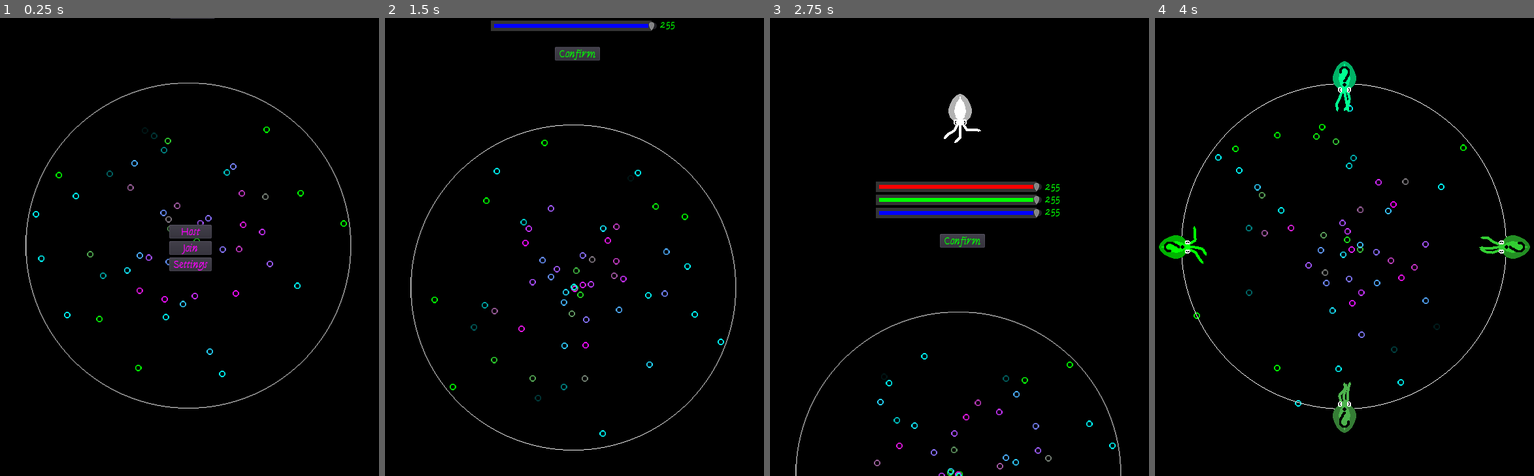
Above: before the commit, frames 1-4 (left to right).
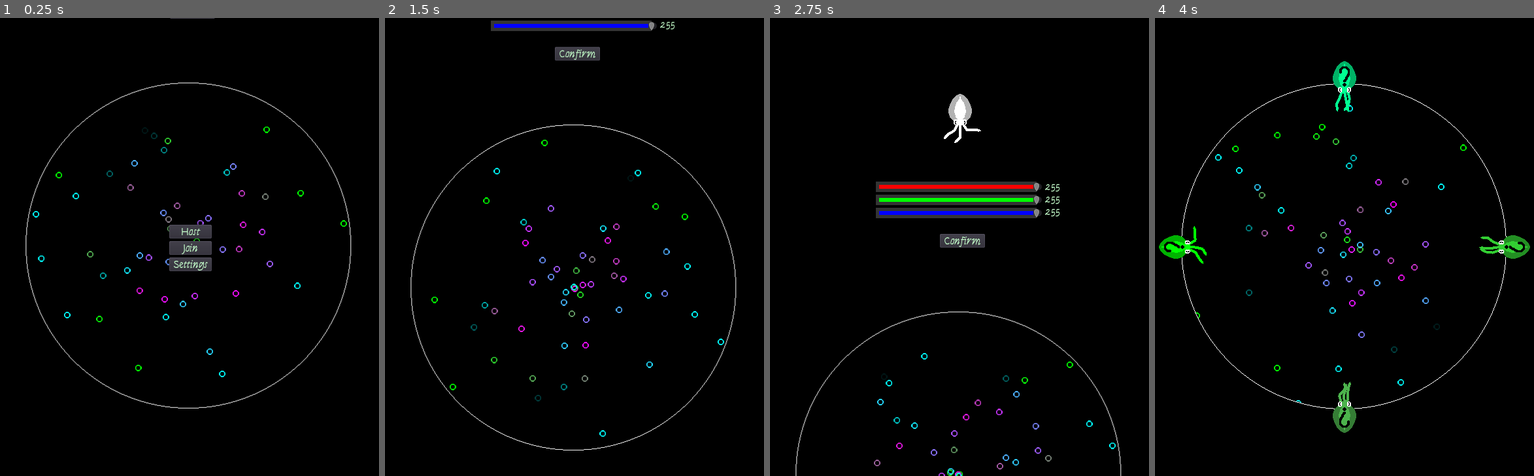
Above: after the commit, the same moments.

Repository: the-alex-g/NetworkedSquidGame
Game: Godot game, scene res://PlayerIntegration/Lobby/Lobby.tscn
Same seed, same stepped clock (60 frames per second), same inputs: the game is played once before the commit and once after it.
Inputs:
- Up to frame 1 (0.25 s): no input
- Up to frame 2 (1.5 s): tap Enter at 0.5 s; hold D (clockwise) 0.53-1.25 s; click "Host" at 1.25 s
- Up to frame 3 (2.75 s): click "Confirm" at 2 s
- Up to frame 4 (4 s): click "Confirm" at 2.75 s; tap A (counterclockwise) at 3.6 s

The runs differ from the first frame. In frame 1, 0.2% of the frame differs, in the area x 6-55%, y 14-56%; in frame 2, 0.1%; in frame 3, 0.2%, in the area x 6-77%, y 36-100%; in frame 4, less than 0.1%.

Commit message:
Set font color to something I like

Diff:
--- a/project/PlayerIntegration/Lobby/Lobby.tscn
+++ b/project/PlayerIntegration/Lobby/Lobby.tscn
@@ -81,7 +81,7 @@
 margin_right = 65.0
 margin_bottom = 21.0
 custom_fonts/font = ExtResource( 4 )
-custom_colors/font_color = Color( 1, 0, 1, 1 )
+custom_colors/font_color = Color( 0.772549, 1, 0.796078, 1 )
 text = "Host"
 __meta__ = {
 "_edit_use_anchors_": false
@@ -92,7 +92,7 @@
 margin_right = 65.0
 margin_bottom = 46.0
 custom_fonts/font = ExtResource( 4 )
-custom_colors/font_color = Color( 1, 0, 1, 1 )
+custom_colors/font_color = Color( 0.772549, 1, 0.796078, 1 )
 text = "Join"
 __meta__ = {
 "_edit_use_anchors_": false
@@ -103,7 +103,7 @@
 margin_right = 65.0
 margin_bottom = 71.0
 custom_fonts/font = ExtResource( 4 )
-custom_colors/font_color = Color( 1, 0, 1, 1 )
+custom_colors/font_color = Color( 0.772549, 1, 0.796078, 1 )
 text = "Settings"
 
 [node name="Camera2D" type="Camera2D" parent="."]
@@ -123,9 +123,10 @@
 margin_top = 149.0
 margin_bottom = 282.0
 custom_fonts/font = ExtResource( 4 )
-custom_colors/font_color = Color( 0, 1, 1, 1 )
+custom_colors/font_color = Color( 0.772549, 1, 0.796078, 1 )
 text = "Cuttlefish blood is a green-blue color, because their blood has copper in it instead of iron.
-Cuttlefish have three hearts. Two to pump blood to their gills, and one to pump blood to the rest of the body.
+Cuttlefish have three hearts. Two to pump blood to their gills, and one to pump blood to the rest of the
+ body.
 Cuttlefish have ink like octopuses.
 Cuttlefish have eight (not three) arms and two longer tentacles.
 At least one kind of cuttlefish is proven to benifit from 'sleep'.
@@ -147,7 +148,7 @@
 margin_right = 21.0
 margin_bottom = 337.0
 custom_fonts/font = ExtResource( 4 )
-custom_colors/font_color = Color( 0, 1, 1, 1 )
+custom_colors/font_color = Color( 0.772549, 1, 0.796078, 1 )
 text = "Back"
 __meta__ = {
 "_edit_use_anchors_": false
@@ -174,7 +175,7 @@
 margin_right = 64.0
 margin_bottom = 21.0
 custom_fonts/font = ExtResource( 4 )
-custom_colors/font_color = Color( 0, 1, 1, 1 )
+custom_colors/font_color = Color( 0.772549, 1, 0.796078, 1 )
 text = "Change"
 
 [node name="Clockwise" type="Button" parent="HBoxContainer/VBoxContainer"]
@@ -182,7 +183,7 @@
 margin_right = 64.0
 margin_bottom = 46.0
 custom_fonts/font = ExtResource( 4 )
-custom_colors/font_color = Color( 0, 1, 1, 1 )
+custom_colors/font_color = Color( 0.772549, 1, 0.796078, 1 )
 text = "Change"
 
 [node name="Shoot" type="Button" parent="HBoxContainer/VBoxContainer"]
@@ -190,7 +191,7 @@
 margin_right = 64.0
 margin_bottom = 71.0
 custom_fonts/font = ExtResource( 4 )
-custom_colors/font_color = Color( 0, 1, 1, 1 )
+custom_colors/font_color = Color( 0.772549, 1, 0.796078, 1 )
 text = "Change"
 
 [node name="VBoxContainer2" type="VBoxContainer" parent="HBoxContainer"]
@@ -204,7 +205,7 @@
 margin_right = 239.0
 margin_bottom = 24.0
 custom_fonts/font = ExtResource( 4 )
-custom_colors/font_color = Color( 0, 1, 1, 1 )
+custom_colors/font_color = Color( 0.772549, 1, 0.796078, 1 )
 text = "Move Counterclockwise: Left Arrow"
 
 [node name="Clockwise" type="Label" parent="HBoxContainer/VBoxContainer2"]
@@ -212,7 +213,7 @@
 margin_right = 239.0
 margin_bottom = 43.0
 custom_fonts/font = ExtResource( 4 )
-custom_colors/font_color = Color( 0, 1, 1, 1 )
+custom_colors/font_color = Color( 0.772549, 1, 0.796078, 1 )
 text = "Move Clockwise: Right Arrow"
 
 [node name="Shoot" type="Label" parent="HBoxContainer/VBoxContainer2"]
@@ -220,7 +221,7 @@
 margin_right = 239.0
 margin_bottom = 62.0
 custom_fonts/font = ExtResource( 4 )
-custom_colors/font_color = Color( 0, 1, 1, 1 )
+custom_colors/font_color = Color( 0.772549, 1, 0.796078, 1 )
 text = "Shoot: Space Bar"
 valign = 2
 
@@ -230,7 +231,7 @@
 margin_right = 351.0
 margin_bottom = 823.0
 custom_fonts/font = ExtResource( 4 )
-custom_colors/font_color = Color( 0, 1, 1, 1 )
+custom_colors/font_color = Color( 0.772549, 1, 0.796078, 1 )
 text = "Fullscreen"
 __meta__ = {
 "_edit_use_anchors_": false
--- a/project/PlayerIntegration/PlayerGeneration/ColorSelector.tscn
+++ b/project/PlayerIntegration/PlayerGeneration/ColorSelector.tscn
@@ -107,7 +107,7 @@
 margin_right = 23.0
 margin_bottom = 15.0
 custom_fonts/font = ExtResource( 4 )
-custom_colors/font_color = Color( 0, 1, 0, 1 )
+custom_colors/font_color = Color( 0.772549, 1, 0.796078, 1 )
 text = "255"
 valign = 1
 
@@ -116,7 +116,7 @@
 margin_right = 23.0
 margin_bottom = 34.0
 custom_fonts/font = ExtResource( 4 )
-custom_colors/font_color = Color( 0, 1, 0, 1 )
+custom_colors/font_color = Color( 0.772549, 1, 0.796078, 1 )
 text = "255"
 valign = 1
 
@@ -125,7 +125,7 @@
 margin_right = 23.0
 margin_bottom = 53.0
 custom_fonts/font = ExtResource( 4 )
-custom_colors/font_color = Color( 0, 1, 0, 1 )
+custom_colors/font_color = Color( 0.772549, 1, 0.796078, 1 )
 text = "255"
 valign = 1
 
@@ -138,7 +138,7 @@
 margin_top = -20.0
 margin_right = 31.0
 custom_fonts/font = ExtResource( 4 )
-custom_colors/font_color = Color( 0, 1, 0, 1 )
+custom_colors/font_color = Color( 0.772549, 1, 0.796078, 1 )
 text = "Confirm"
 __meta__ = {
 "_edit_use_anchors_": false
--- a/project/PlayerIntegration/WaitingArea/WaitingArea.tscn
+++ b/project/PlayerIntegration/WaitingArea/WaitingArea.tscn
@@ -25,7 +25,7 @@
 margin_right = 20.5
 margin_bottom = 10.0
 custom_fonts/font = ExtResource( 4 )
-custom_colors/font_color = Color( 0, 1, 0, 1 )
+custom_colors/font_color = Color( 0.772549, 1, 0.796078, 1 )
 text = "Start"
 __meta__ = {
 "_edit_use_anchors_": false
Binary file changed: project/Art/LargeCircle.png
Not shown, changed: project/Art/PiskelFiles/LargeCircle.piskel
